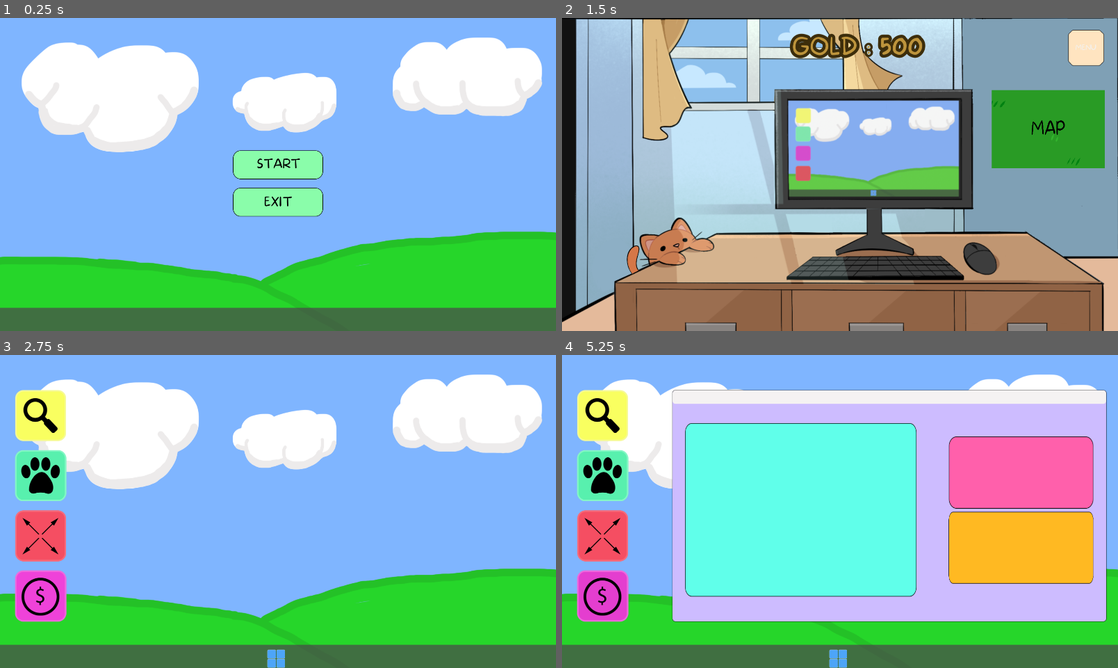
Above: before the commit, frames 1-4 (two rows, left to right).
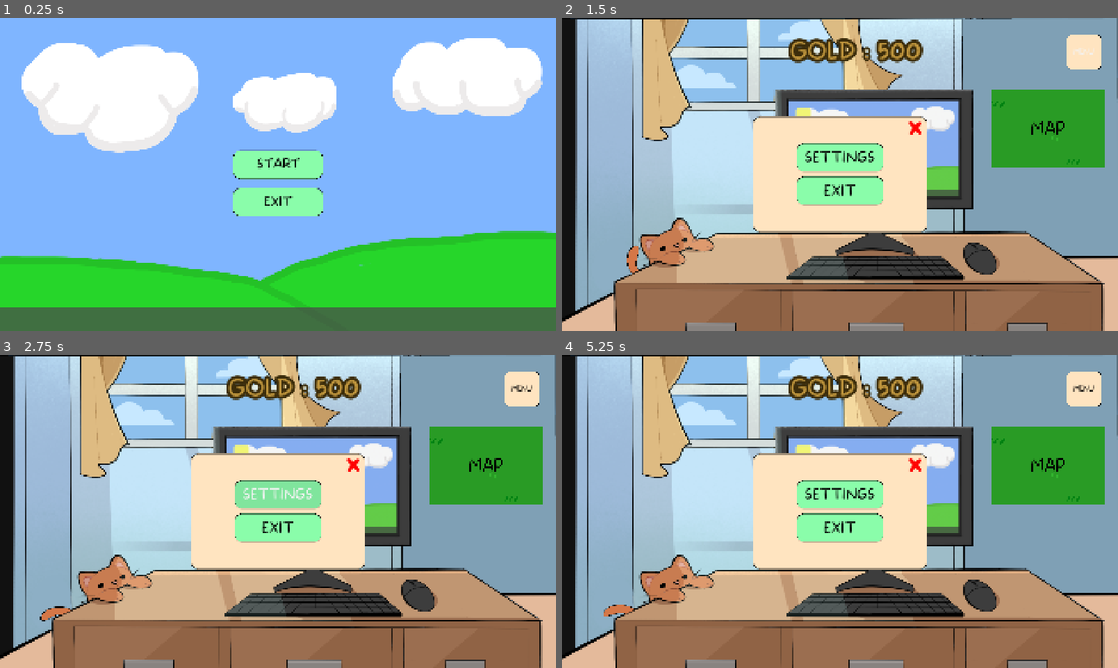
Above: after the commit, the same moments.

Repository: Gray-Alec58/gam-capstone
Game: Godot game, scene res://Scenes/start_screen.tscn
Two runs of this game, one before a commit and one after it. Both use one fixed random seed, a clock stepped at 60 frames per second and the inputs below.
Inputs (mouse positions are in pixels of both pictures, inside the frame that each line leads up to):
- Up to frame 1 (0.25 s): no input
- Up to frame 2 (1.5 s): click "START" at 0.5 s; click "MENU" at 1.25 s
- Up to frame 3 (2.75 s): click (278, 495) at 2 s, where only the run after the commit has a clickable "SETTINGS"
- Up to frame 4 (5.25 s): click (600, 414) at 2.77 s; click (600, 477) at 3.52 s; click (600, 536) at 4.27 s; click (600, 596) at 5.02 s

The runs differ from the first frame. In frame 1, 1.5% of the frame differs, in the area x 0-100%, y 6-93%; in frame 2, 19%; in frame 3, 96%; in frame 4, 98%, in the area x 0-100%, y 0-100%.

Commit message:
10/4
small updates and tears

Diff:
--- a/Scenes/Scripts/office_ui.gd
+++ b/Scenes/Scripts/office_ui.gd
@@ -9,3 +9,12 @@
 
 func display_gold() -> void:
 	gold_label.text = "GOLD : " + str(GlobalScript.gold)
+
+func _on_menu_button_pressed() -> void:
+	%MenuWindow.visible = true
+
+func _on_exit_button_pressed() -> void:
+	get_tree().quit()
+
+func _on_close_menu_button_pressed() -> void:
+	%MenuWindow.visible = false
--- a/Scenes/computer_screen.tscn
+++ b/Scenes/computer_screen.tscn
@@ -703,7 +703,7 @@
 theme_override_fonts/font = ExtResource("12_b3akq")
 theme_override_font_sizes/font_size = 32
 text = "Name: McChicken
-From: Owner can no longer take take
+From: Owner can no longer take
 care of chicken due to moving"
 
 [node name="AnimalInfoLabel" type="Label" parent="FullScreenContainer/RescueWindow/WindowBackground/MarginContainer/ResearchAnimalList/RescueAnimalInfo/MarginContainer/AnimalInfoContainer" unique_id=1364979746]
--- /dev/null
+++ b/Scenes/enclosure_scene.tscn
@@ -0,0 +1,10 @@
+[gd_scene format=3 uid="uid://ld2kb5wnl2vv"]
+
+[ext_resource type="Texture2D" uid="uid://3qdmnfiycv3u" path="res://Art/UI_Exports/BuildingScene/ExBuiIdTab.png" id="1_3xpdh"]
+
+[node name="EnclosureScene" type="Node2D" unique_id=2146583077]
+
+[node name="Background" type="Sprite2D" parent="." unique_id=494484013]
+z_index = -1
+position = Vector2(960.25, 540)
+texture = ExtResource("1_3xpdh")
--- a/Scenes/map_ui.tscn
+++ /dev/null
@@ -1,9 +0,0 @@
-[gd_scene format=3 uid="uid://cu2etqtx00etr"]
-
-[node name="MapUI" type="Control" unique_id=2128001720]
-layout_mode = 3
-anchors_preset = 15
-anchor_right = 1.0
-anchor_bottom = 1.0
-grow_horizontal = 2
-grow_vertical = 2
--- a/Scenes/office_scene.tscn
+++ b/Scenes/office_scene.tscn
@@ -62,10 +62,10 @@
 anchors_preset = 15
 anchor_right = 1.0
 anchor_bottom = 1.0
-offset_left = -960.50024
+offset_left = -960.0
 offset_top = -540.0
-offset_right = -967.0017
-offset_bottom = -1419.0
+offset_right = -960.0
+offset_bottom = -540.0
 grow_horizontal = 2
 grow_vertical = 2
 theme_override_constants/margin_left = 25
--- a/Scenes/office_ui.tscn
+++ b/Scenes/office_ui.tscn
@@ -3,6 +3,11 @@
 [ext_resource type="FontFile" uid="uid://cg0sgnllbk1h7" path="res://Art/Fonts/more-sugar.thin.ttf" id="1_dyv43"]
 [ext_resource type="Script" uid="uid://biualx634hvum" path="res://Scenes/Scripts/office_ui.gd" id="1_tjp44"]
 [ext_resource type="Texture2D" uid="uid://mjmsgcdybsyj" path="res://Art/UI_Exports/ResearchApp/ResearchAnimalButton.png" id="2_tjp44"]
+[ext_resource type="Texture2D" uid="uid://y6e5qi1uqo1m" path="res://Art/UI_Exports/ResearchApp/ResearchWindow2/AnimalFactUi.png" id="4_1sq2d"]
+[ext_resource type="Texture2D" uid="uid://drhpo4a0fogej" path="res://Art/UI_Exports/AppWindowButtons/XButton.png" id="5_gqs03"]
+[ext_resource type="Texture2D" uid="uid://cl7her220nsjq" path="res://Art/UI_Exports/StartMenu/ExitButtonNorm.png" id="6_telyj"]
+[ext_resource type="Texture2D" uid="uid://dc6p00sj4tsmq" path="res://Art/UI_Exports/StartMenu/ExitButtonClick.png" id="7_gct34"]
+[ext_resource type="Texture2D" uid="uid://4iwnttlhpxki" path="res://Art/UI_Exports/StartMenu/ExitButtonHover.png" id="8_1mcr0"]
 
 [sub_resource type="StyleBoxTexture" id="StyleBoxTexture_1ofqy"]
 texture = ExtResource("2_tjp44")
@@ -10,6 +15,30 @@
 texture_margin_top = 10.0
 texture_margin_right = 10.0
 texture_margin_bottom = 10.0
+
+[sub_resource type="StyleBoxTexture" id="StyleBoxTexture_2kmgm"]
+texture = ExtResource("5_gqs03")
+
+[sub_resource type="StyleBoxTexture" id="StyleBoxTexture_kxbuo"]
+texture = ExtResource("6_telyj")
+texture_margin_left = 15.0
+texture_margin_top = 15.0
+texture_margin_right = 15.0
+texture_margin_bottom = 15.0
+
+[sub_resource type="StyleBoxTexture" id="StyleBoxTexture_5khfc"]
+texture = ExtResource("7_gct34")
+texture_margin_left = 15.0
+texture_margin_top = 15.0
+texture_margin_right = 15.0
+texture_margin_bottom = 15.0
+
+[sub_resource type="StyleBoxTexture" id="StyleBoxTexture_0subj"]
+texture = ExtResource("8_1mcr0")
+texture_margin_left = 15.0
+texture_margin_top = 15.0
+texture_margin_right = 15.0
+texture_margin_bottom = 15.0
 
 [node name="OfficeUI" type="Control" unique_id=1844209491]
 layout_mode = 3
@@ -20,24 +49,25 @@
 grow_vertical = 2
 script = ExtResource("1_tjp44")
 
-[node name="OfficeUIContainer" type="MarginContainer" parent="." unique_id=1076444110]
-custom_minimum_size = Vector2(0, 150)
+[node name="MarginContainer" type="MarginContainer" parent="." unique_id=1164235452]
 layout_mode = 1
-anchors_preset = 10
+anchors_preset = 15
 anchor_right = 1.0
+anchor_bottom = 1.0
 grow_horizontal = 2
-theme_override_constants/margin_left = 15
-theme_override_constants/margin_top = 15
-theme_override_constants/margin_right = 15
-theme_override_constants/margin_bottom = 15
+grow_vertical = 2
+theme_override_constants/margin_left = 30
+theme_override_constants/margin_top = 30
+theme_override_constants/margin_right = 30
+theme_override_constants/margin_bottom = 30
 
-[node name="HBoxContainer" type="HBoxContainer" parent="OfficeUIContainer" unique_id=173315675]
+[node name="HBoxContainer" type="HBoxContainer" parent="MarginContainer" unique_id=173315675]
 layout_mode = 2
 size_flags_horizontal = 8
-size_flags_vertical = 4
+size_flags_vertical = 0
 theme_override_constants/separation = 500
 
-[node name="GoldLabel" type="Label" parent="OfficeUIContainer/HBoxContainer" unique_id=1499934049]
+[node name="GoldLabel" type="Label" parent="MarginContainer/HBoxContainer" unique_id=1499934049]
 unique_name_in_owner = true
 layout_mode = 2
 theme_override_colors/font_color = Color(0.7419234, 0.5789323, 0.23495722, 1)
@@ -49,7 +79,7 @@
 horizontal_alignment = 1
 vertical_alignment = 1
 
-[node name="MenuButton" type="Button" parent="OfficeUIContainer/HBoxContainer" unique_id=267222431]
+[node name="MenuButton" type="Button" parent="MarginContainer/HBoxContainer" unique_id=267222431]
 custom_minimum_size = Vector2(125, 125)
 layout_mode = 2
 size_flags_horizontal = 8
@@ -61,3 +91,73 @@
 theme_override_styles/pressed = SubResource("StyleBoxTexture_1ofqy")
 theme_override_styles/hover = SubResource("StyleBoxTexture_1ofqy")
 text = "MENU"
+
+[node name="MenuWindow" type="NinePatchRect" parent="MarginContainer" unique_id=1885412971]
+unique_name_in_owner = true
+visible = false
+custom_minimum_size = Vector2(600, 400)
+layout_mode = 2
+size_flags_horizontal = 4
+size_flags_vertical = 4
+texture = ExtResource("4_1sq2d")
+patch_margin_left = 15
+patch_margin_top = 15
+patch_margin_right = 15
+patch_margin_bottom = 15
+
+[node name="MarginContainer" type="MarginContainer" parent="MarginContainer/MenuWindow" unique_id=190297413]
+layout_mode = 1
+anchors_preset = 15
+anchor_right = 1.0
+anchor_bottom = 1.0
+grow_horizontal = 2
+grow_vertical = 2
+theme_override_constants/margin_left = 15
+theme_override_constants/margin_top = 15
+theme_override_constants/margin_right = 15
+theme_override_constants/margin_bottom = 15
+
+[node name="CloseMenuButton" type="Button" parent="MarginContainer/MenuWindow/MarginContainer" unique_id=2014364436]
+custom_minimum_size = Vector2(50, 50)
+layout_mode = 2
+size_flags_horizontal = 8
+size_flags_vertical = 0
+theme_override_styles/normal = SubResource("StyleBoxTexture_2kmgm")
+theme_override_styles/pressed = SubResource("StyleBoxTexture_2kmgm")
+theme_override_styles/hover = SubResource("StyleBoxTexture_2kmgm")
+
+[node name="ButtonContainer" type="VBoxContainer" parent="MarginContainer/MenuWindow/MarginContainer" unique_id=839197532]
+layout_mode = 2
+size_flags_horizontal = 4
+size_flags_vertical = 4
+theme_override_constants/separation = 15
+
+[node name="SettingsButton" type="Button" parent="MarginContainer/MenuWindow/MarginContainer/ButtonContainer" unique_id=1022888017]
+custom_minimum_size = Vector2(300, 100)
+layout_mode = 2
+size_flags_horizontal = 4
+size_flags_vertical = 4
+theme_override_colors/font_color = Color(0, 0, 0, 1)
+theme_override_fonts/font = ExtResource("1_dyv43")
+theme_override_font_sizes/font_size = 48
+theme_override_styles/normal = SubResource("StyleBoxTexture_kxbuo")
+theme_override_styles/pressed = SubResource("StyleBoxTexture_5khfc")
+theme_override_styles/hover = SubResource("StyleBoxTexture_0subj")
+text = "SETTINGS"
+
+[node name="ExitButton" type="Button" parent="MarginContainer/MenuWindow/MarginContainer/ButtonContainer" unique_id=613116421]
+custom_minimum_size = Vector2(300, 100)
+layout_mode = 2
+size_flags_horizontal = 4
+size_flags_vertical = 4
+theme_override_colors/font_color = Color(0, 0, 0, 1)
+theme_override_fonts/font = ExtResource("1_dyv43")
+theme_override_font_sizes/font_size = 48
+theme_override_styles/normal = SubResource("StyleBoxTexture_kxbuo")
+theme_override_styles/pressed = SubResource("StyleBoxTexture_5khfc")
+theme_override_styles/hover = SubResource("StyleBoxTexture_0subj")
+text = "EXIT"
+
+[connection signal="pressed" from="MarginContainer/HBoxContainer/MenuButton" to="." method="_on_menu_button_pressed"]
+[connection signal="pressed" from="MarginContainer/MenuWindow/MarginContainer/CloseMenuButton" to="." method="_on_close_menu_button_pressed"]
+[connection signal="pressed" from="MarginContainer/MenuWindow/MarginContainer/ButtonContainer/ExitButton" to="." method="_on_exit_button_pressed"]
--- a/project.godot
+++ b/project.godot
@@ -24,7 +24,9 @@
 
 window/size/viewport_width=1920
 window/size/viewport_height=1080
-window/stretch/mode="viewport"
+window/size/mode=3
+window/size/initial_position_type=0
+window/stretch/mode="canvas_items"
 window/stretch/aspect="expand"
 
 [physics]
